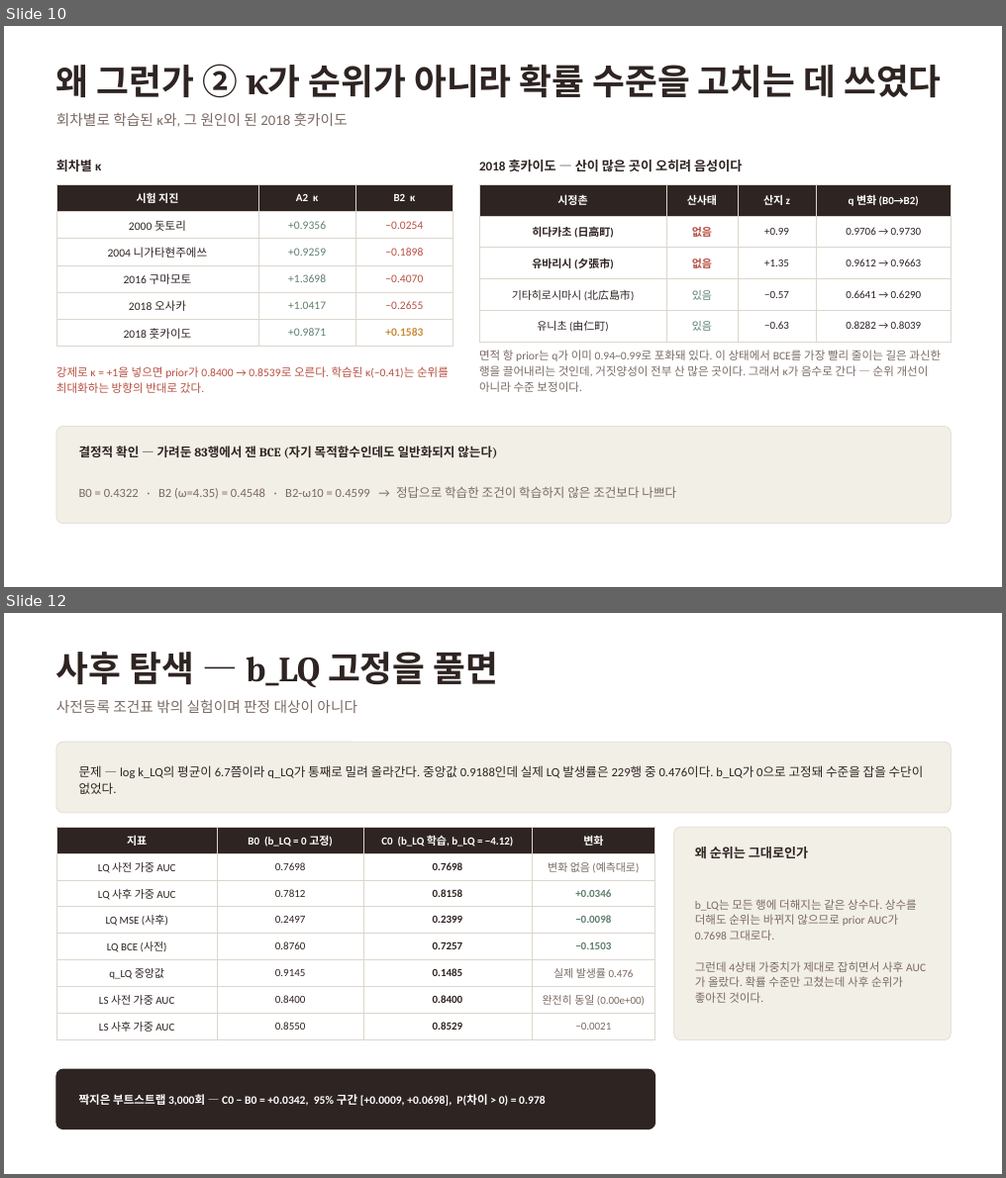
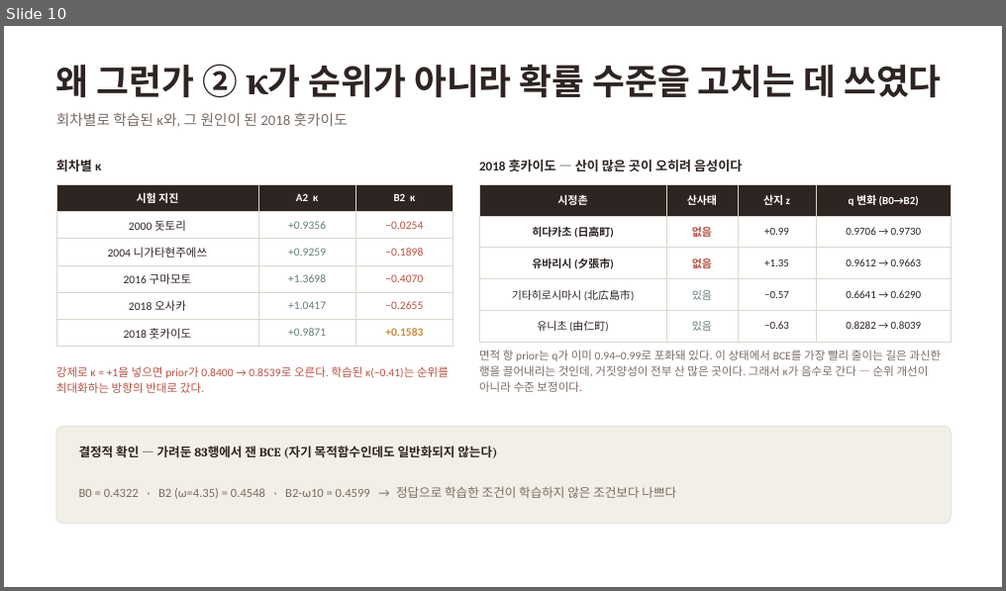
Before and after one commit to minji1217/pilotA, a slide deck: results/deck/LOEO_발표자료.pptx. Shown one above the other, each under a label of ours: slides 10 and 12 before the commit, slide 10 after it; the slides between them are not shown. The pictures are 1006x1178 and 1006x591 pixels, drawn with LibreOffice and Linux fonts; fonts in the diff are those of the drawing. Boxes give left, top, right and bottom in pixels: in the first picture for what was removed or moved away, otherwise in the second. Text is boxed around its words. In the diff, an @@ line names an element or a change of style, - is before the commit and + after.

```diff
--- a/results/deck/LOEO_발표자료.pptx
+++ b/results/deck/LOEO_발표자료.pptx
@@ slide 12 removed at bbox=[4, 613, 1002, 1174], background #FFFFFF @@
@@ text removed at bbox=[56, 652, 499, 687] @@
-사후 탐색 — b_LQ 고정을 풀면
@@ text removed at bbox=[56, 699, 357, 713] @@
-사전등록 조건표 밖의 실험이며 판정 대상이 아니다
@@ rounded rectangle removed at bbox=[56, 742, 951, 813] @@
@@ text removed at bbox=[79, 765, 924, 794] @@
-문제 — log k_LQ의 평균이 6.7쯤이라 q_LQ가 통째로 밀려 올라간다. 중앙값 0.9188인데 실제 LQ 발생률은 229행 중 0.476이다. b_LQ가 0으로 고정돼 수준을 잡을 수단이 없었다.
@@ table removed at bbox=[56, 827, 655, 1036], 8 rows, 4 columns @@
-지표 | B0 (b_LQ = 0 고정) | C0 (b_LQ 학습, b_LQ = −4.12) | 변화
-LQ 사전 가중 AUC | 0.7698 | 0.7698 | 변화 없음 (예측대로)
-LQ 사후 가중 AUC | 0.7812 | 0.8158 | +0.0346
-LQ MSE (사후) | 0.2497 | 0.2399 | −0.0098
-LQ BCE (사전) | 0.8760 | 0.7257 | −0.1503
-q_LQ 중앙값 | 0.9145 | 0.1485 | 실제 발생률 0.476
-LS 사전 가중 AUC | 0.8400 | 0.8400 | 완전히 동일 (0.00e+00)
-LS 사후 가중 AUC | 0.8550 | 0.8529 | −0.0021
@@ rounded rectangle removed at bbox=[674, 827, 951, 1041] @@
@@ text removed at bbox=[695, 847, 808, 859] @@
-왜 순위는 그대로인가
@@ text removed at bbox=[695, 899, 917, 1003] @@
-b_LQ는 모든 행에 더해지는 같은 상수다. 상수를 더해도 순위는 바뀌지 않으므로 prior AUC가 0.7698 그대로다.
-그런데 4상태 가중치가 제대로 잡히면서 사후 AUC가 올랐다. 확률 수준만 고쳤는데 사후 순위가 좋아진 것이다.
@@ rounded rectangle removed at bbox=[56, 1069, 655, 1130] @@
@@ text removed at bbox=[79, 1094, 546, 1106] @@
-짝지은 부트스트랩 3,000회 — C0 − B0 = +0.0342, 95% 구간 [+0.0009, +0.0698], P(차이 > 0) = 0.978
```
Also in this commit, not shown: 1 slide changed, 1 other file.
